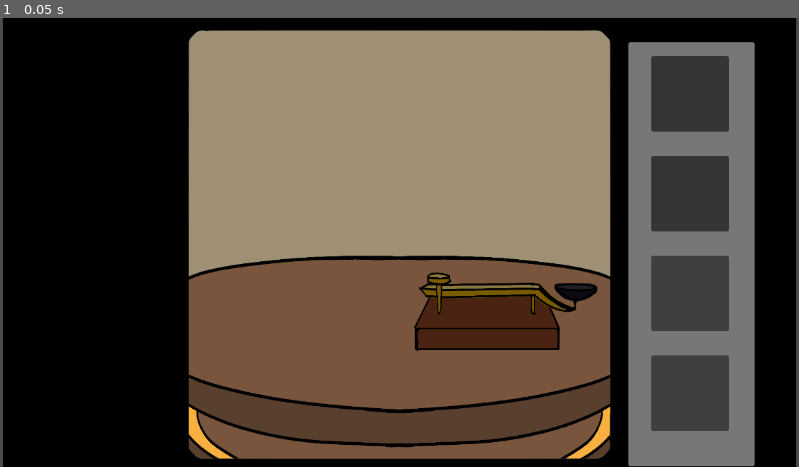
Above: before the commit, frame 1.
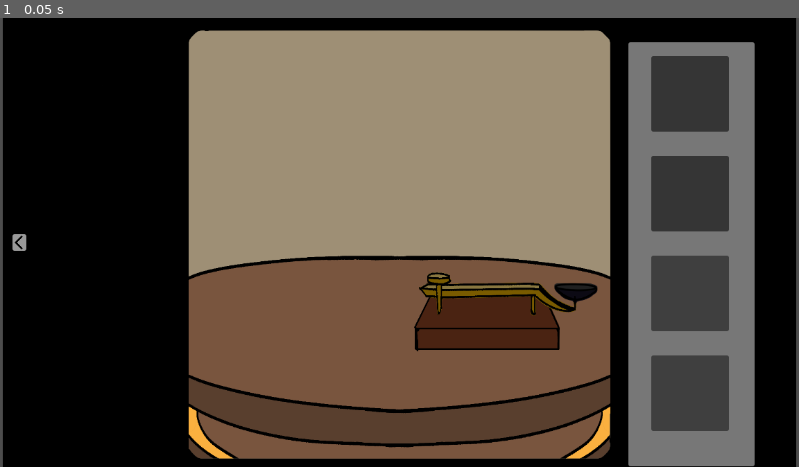
Above: after the commit, the same moment.

Repository: laura1050santos/EV4S3
Game: Godot game, scene res://scenes/fase1/zoom_tele.tscn
Same seed, same stepped clock (60 frames per second), same inputs: the game is played once before the commit and once after it. This scene is started directly instead of the project's main scene.
Inputs:
- Up to frame 1 (0.05 s): no input

The runs differ from the first frame. In frame 1, less than 0.1% of the frame differs, in the area x 1-4%, y 48-52%.

Commit message:
voltar tele

Diff:
--- a/scenes/fase1/zoom_tele.tscn
+++ b/scenes/fase1/zoom_tele.tscn
@@ -1,6 +1,7 @@
-[gd_scene load_steps=2 format=3 uid="uid://bt40n0me6w8e5"]
+[gd_scene load_steps=3 format=3 uid="uid://bt40n0me6w8e5"]
 
 [ext_resource type="Texture2D" uid="uid://bg4fmgvnqceot" path="res://assets/cena-telegrafo-inicial.png" id="1_xysmm"]
+[ext_resource type="PackedScene" uid="uid://bs87yg6pua7jj" path="res://scenes/SetaEsquerda.tscn" id="2_f1w1o"]
 
 [node name="zoomTele" type="Node2D"]
 
@@ -8,3 +9,6 @@
 position = Vector2(576, 326.99994)
 scale = Vector2(0.5958333, 0.6055556)
 texture = ExtResource("1_xysmm")
+
+[node name="SetaEsquerda" parent="." instance=ExtResource("2_f1w1o")]
+destino_cena = "uid://du3u5e5blrq5k"
